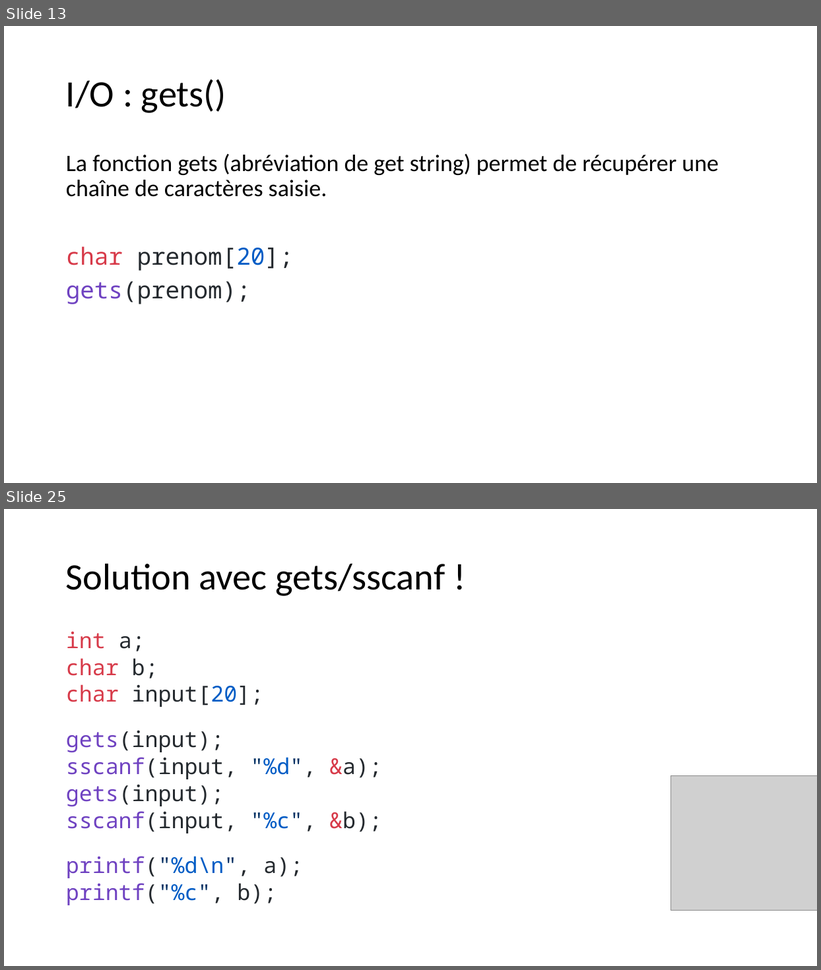
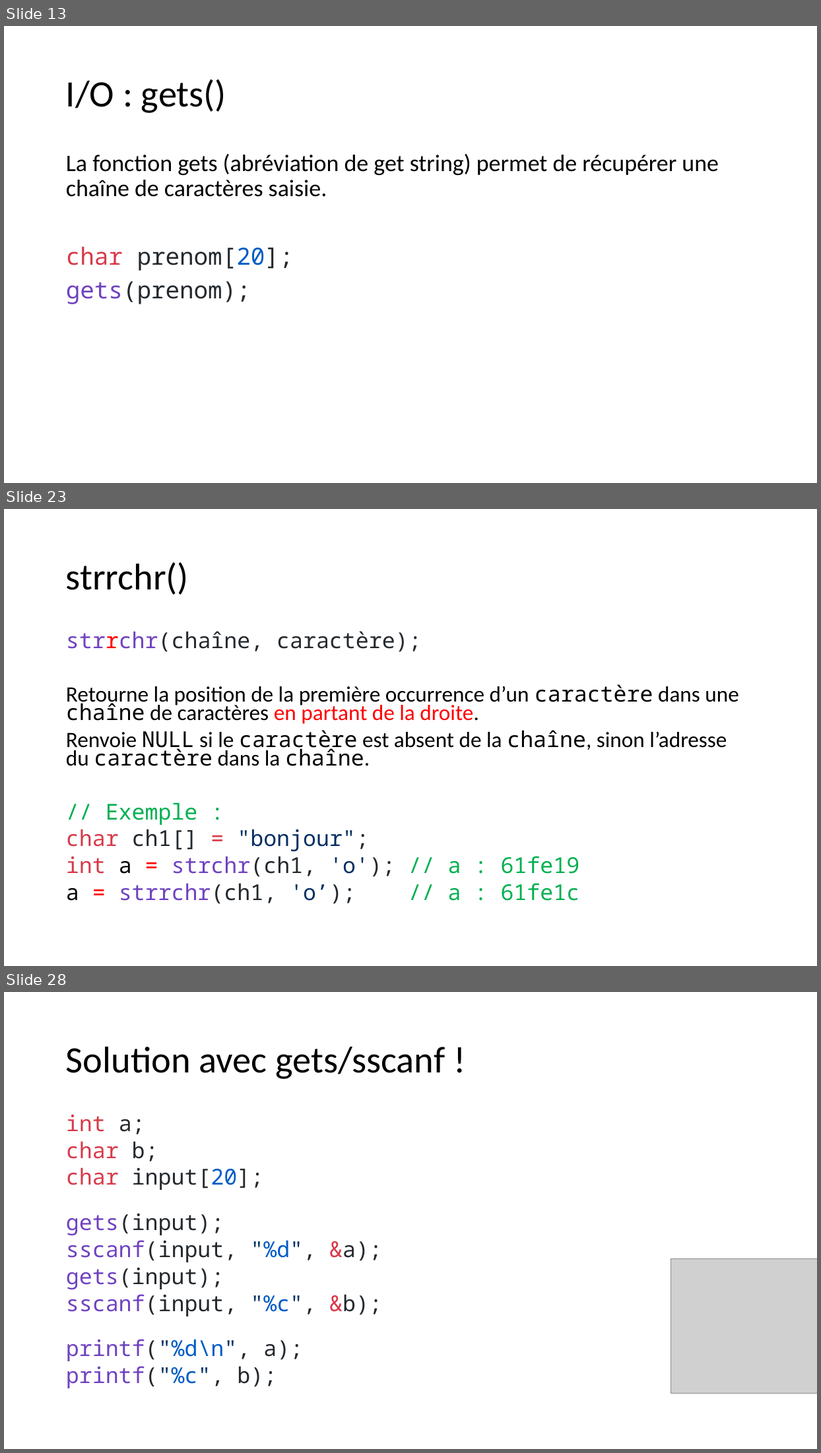
Before and after one commit to standard3/BTS1, a slide deck: 02_C/03_Tableaux/tableaux.pptx. Shown one above the other, each under a label of ours: slides 13 and 25 before the commit, slides 13, 23 and 28 after it; the slides between them are not shown. The pictures are 821x970 and 821x1453 pixels, drawn with LibreOffice and Linux fonts; fonts in the diff are those of the drawing; grey boxes stand for pictures. Boxes give left, top, right and bottom in pixels: in the first picture for what was removed or moved away, otherwise in the second. Text is boxed around its words. In the diff, an @@ line names an element or a change of style, - is before the commit and + after.

```diff
--- a/02_C/03_Tableaux/tableaux.pptx
+++ b/02_C/03_Tableaux/tableaux.pptx
@@ slide 23 added at (4, 509, 817, 966), background #FFFFFF @@
@@ title added at (66, 562, 189, 595), 44 pt, text #000000 @@
+strrchr()
@@ text added at (66, 631, 739, 904), 25.9 pt, text #000000 @@
+strrchr(chaîne, caractère);
+Retourne la position de la première occurrence d’un caractère dans une chaîne de caractères en partant de la droite.
+Renvoie NULL si le caractère est absent de la chaîne, sinon l’adresse du caractère dans la chaîne.
+// Exemple :
+char ch1[] = "bonjour";
+int a = strchr(ch1, 'o'); // a : 61fe19
+a = strrchr(ch1, 'o’); // a : 61fe1c
@@ what was slide 25 is now slide 28 @@
```
Also in this commit, not shown: 11 slides changed, 4 other slides added, 4 other files.
